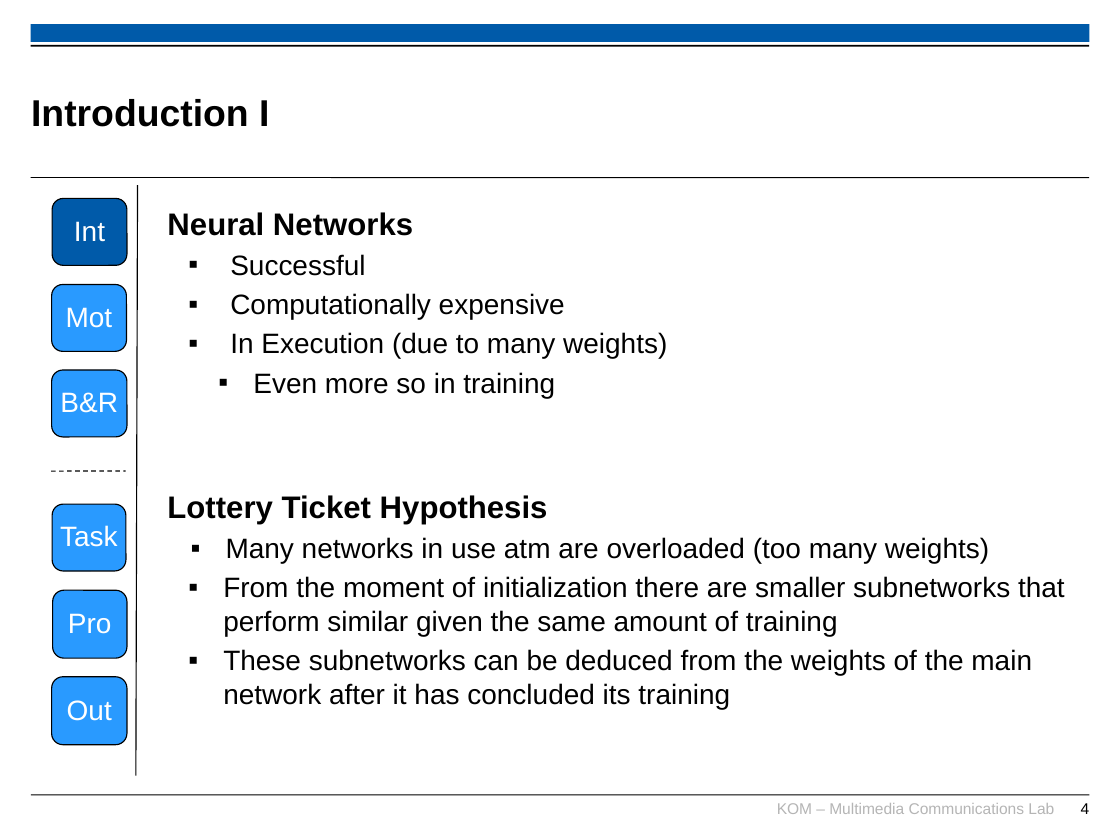
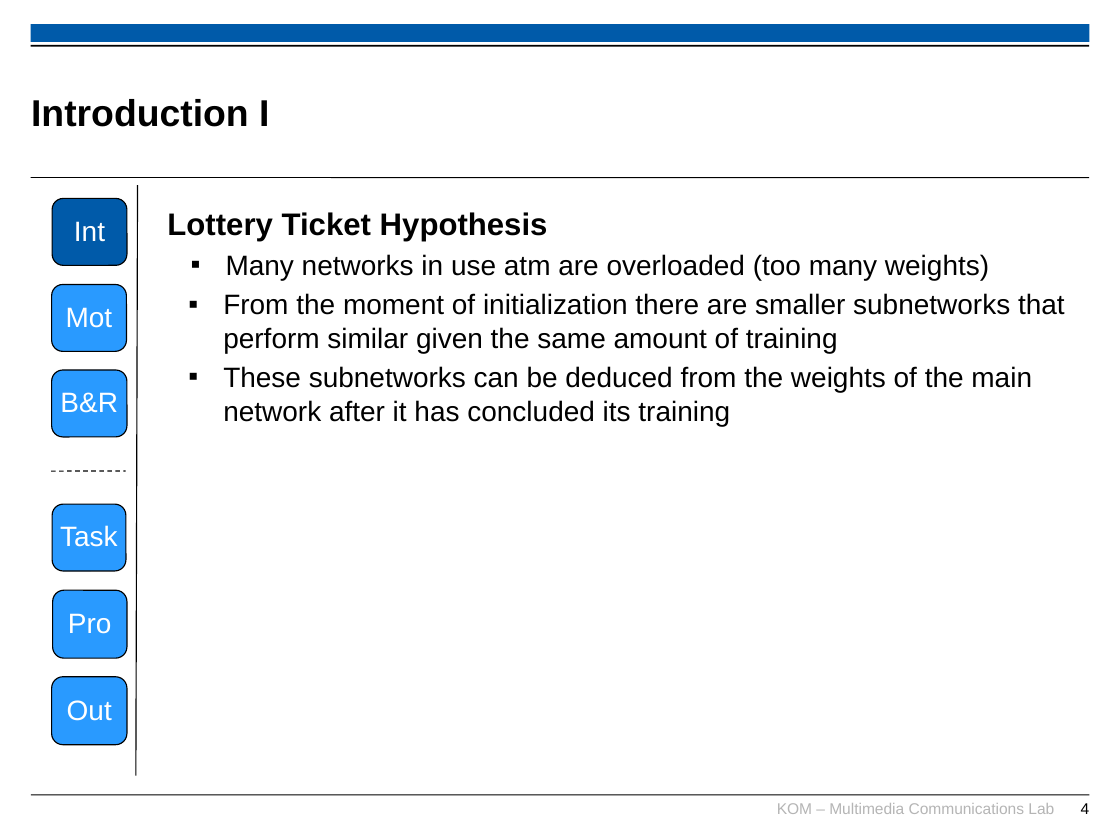
Before and after one commit to TimUnverzagt/Thesis, a slide deck: slide 4 of presentation/intermissionary_presentation.pptx. Drawn at 1120x840 pixels with LibreOffice and Linux fonts; fonts in the diff are those of the drawing; background and template pictures are left out. Boxes give left, top, right and bottom in pixels: in the first picture for what was removed or moved away, otherwise in the second. Text is boxed around its words. In the diff, an @@ line names an element or a change of style, - is before the commit and + after.

```diff
--- a/presentation/intermissionary_presentation.pptx
+++ b/presentation/intermissionary_presentation.pptx
@@ text at (167,212,667,398): paragraphs removed @@
-Neural Networks
-  ▪ Successful
-  ▪ Computationally expensive
-  ▪ In Execution (due to many weights)
-    ▪ Even more so in training
```
Also in this commit, not shown: 3 other slides changed, 14 slides added, 25 other files.
